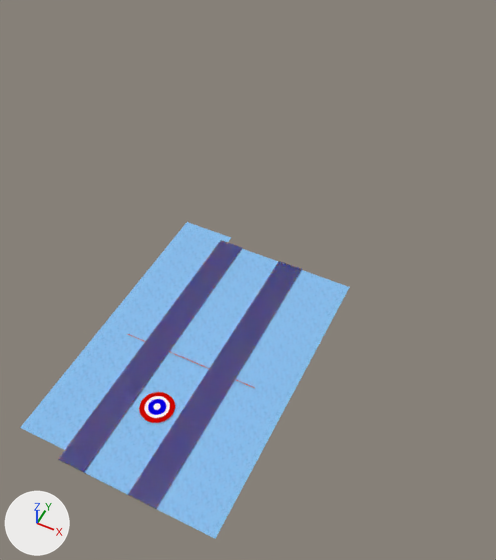
One commit to the Blender file assets/blender/rink.blend: the scene before it, then after it.
Rendered twice from a camera (50 mm lens) standing at (3.69, -5.43, 9.07) and looking at (-0.36, 2.69, -1.08). Lighting does not change. The marker at lower left points along +X, +Y and +Z. The first picture is the older version.
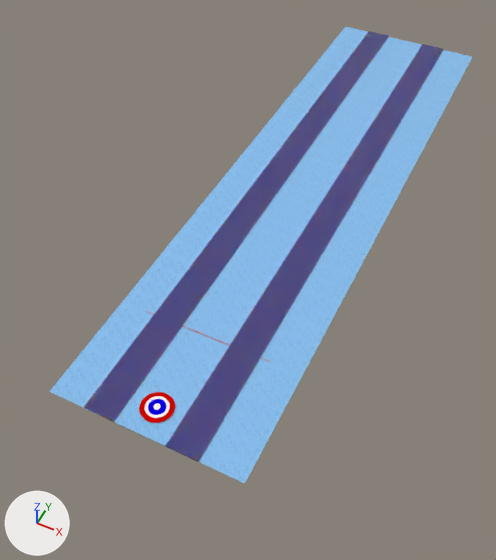
Changed parts and their boxes [x1, y1, x2, y2] in the pictures (496 x 560 px):
'Plane.002', moved, rescaled (47% wider, 60% taller)
    before: [58, 240, 302, 509]
    after: [84, 31, 444, 462]
'Plane.003', moved, rescaled (41% wider, 61% taller)
    before: [157, 270, 350, 539]
    after: [199, 50, 472, 484]
'Plane', moved, rescaled (58% wider, 67% taller)
    before: [84, 249, 278, 494]
    after: [114, 37, 422, 446]
'Plane.004', moved, rescaled (51% wider, 68% taller)
    before: [20, 222, 231, 450]
    after: [49, 27, 368, 411]

The change, as a diff of the scene's bpy script:
```diff
--- a/assets/blender/rink.blend.py
+++ b/assets/blender/rink.blend.py
@@ ob_plane @@
 ob_plane = bpy.data.objects.new('Plane', me_plane)
-ob_plane.location = (0.0, 0.0, 0.0)
-ob_plane.scale = (0.477, 2.47, 1.0)
+ob_plane.location = (0.0, 4.69, 0.0)
+ob_plane.scale = (0.477, 6.3, 1.0)
@@ ob_plane_002 @@
 ob_plane_002 = bpy.data.objects.new('Plane.002', me_plane_002)
-ob_plane_002.location = (0.0, 0.0, -0.01)
-ob_plane_002.scale = (0.82, 2.47, 1.0)
+ob_plane_002.location = (0.0, 4.69, -0.01)
+ob_plane_002.scale = (0.993, 6.3, 1.0)
@@ ob_plane_003 @@
 ob_plane_003 = bpy.data.objects.new('Plane.003', me_plane_003)
-ob_plane_003.location = (1.26, 0.0, 0.0)
-ob_plane_003.scale = (0.477, 2.47, 1.0)
+ob_plane_003.location = (1.26, 4.69, 0.0)
+ob_plane_003.scale = (0.477, 6.3, 1.0)
@@ ob_plane_004 @@
 ob_plane_004 = bpy.data.objects.new('Plane.004', me_plane_004)
-ob_plane_004.location = (-1.16, 0.16, 0.0)
-ob_plane_004.scale = (0.477, 2.47, 1.0)
+ob_plane_004.location = (-1.16, 4.69, 0.0)
+ob_plane_004.scale = (0.477, 6.3, 1.0)
```
